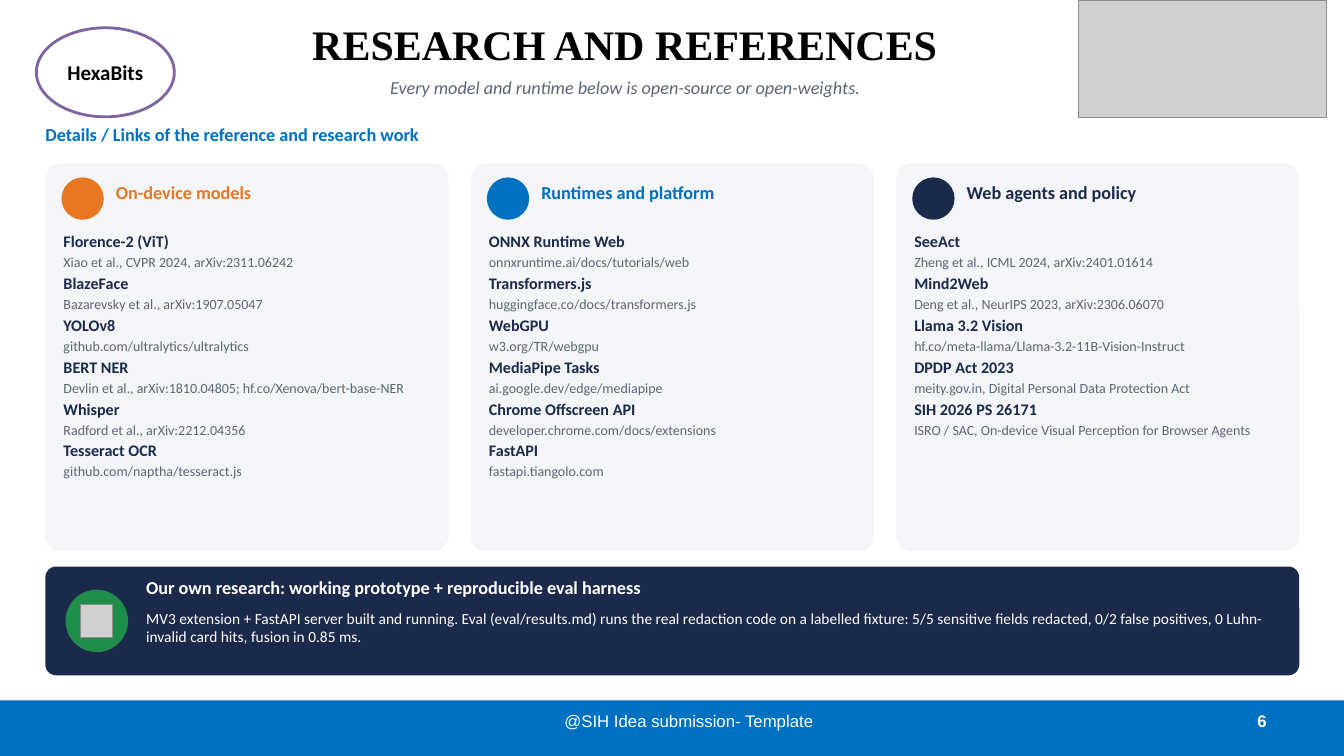
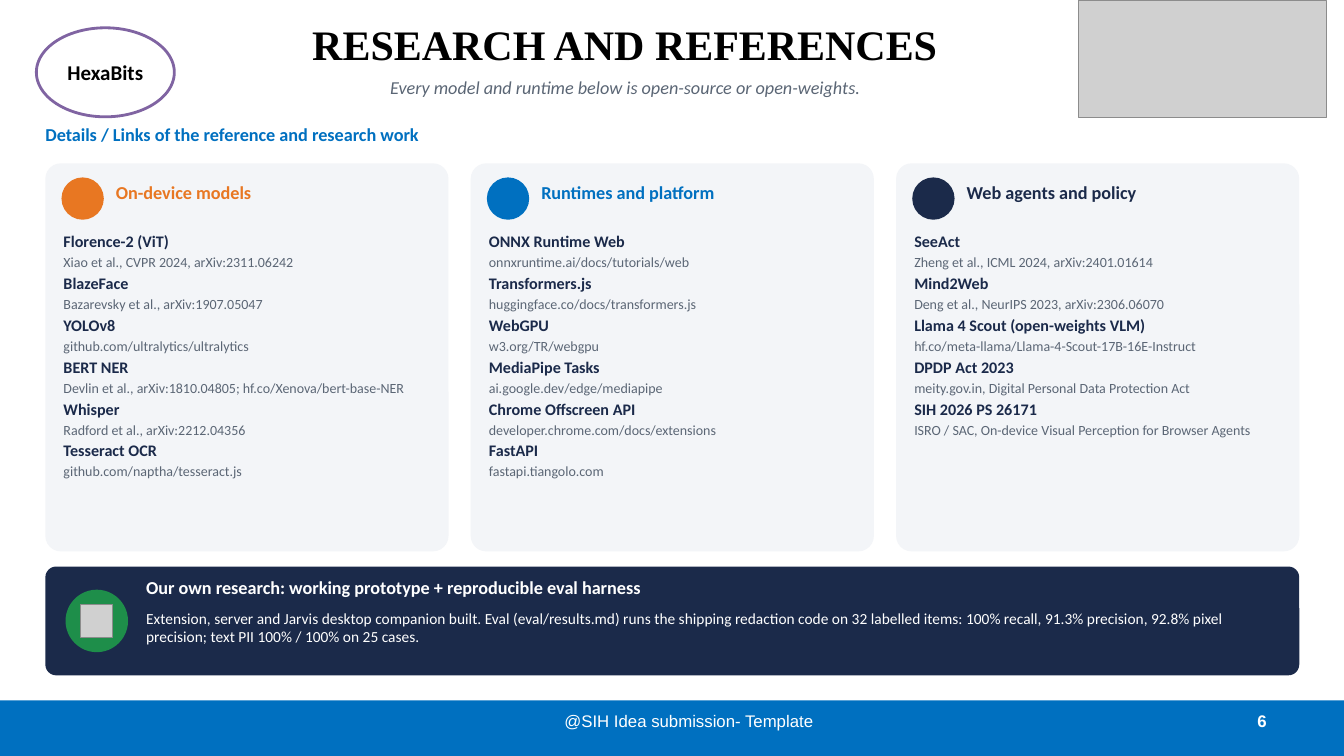
Before and after one commit to SanskaarUndale21/SIH26171, a slide deck: slide 6 of SIH2026-IDEA-Presentation-HexaBits.pptx. Drawn at 1344x756 pixels with LibreOffice and Linux fonts; fonts in the diff are those of the drawing; grey boxes stand for pictures; background and template pictures are left out. Boxes give left, top, right and bottom in pixels: in the first picture for what was removed or moved away, otherwise in the second. Text is boxed around its words. In the diff, an @@ line names an element or a change of style, - is before the commit and + after.

```diff
--- a/SIH2026-IDEA-Presentation-HexaBits.pptx
+++ b/SIH2026-IDEA-Presentation-HexaBits.pptx
@@ text at box(914, 319, 1196, 352): text changed @@
-Llama 3.2 Vision
-hf.co/meta-llama/Llama-3.2-11B-Vision-Instruct
+Llama 4 Scout (open-weights VLM)
+hf.co/meta-llama/Llama-4-Scout-17B-16E-Instruct
@@ text at box(146, 613, 1222, 645): text changed @@
-MV3 extension + FastAPI server built and running. Eval (eval/results.md) runs the real redaction code on a labelled fixture: 5/5 sensitive fields redacted, 0/2 false positives, 0 Luhn-invalid card hits, fusion in 0.85 ms.
+Extension, server and Jarvis desktop companion built. Eval (eval/results.md) runs the shipping redaction code on 32 labelled items: 100% recall, 91.3% precision, 92.8% pixel precision; text PII 100% / 100% on 25 cases.
```
Also in this commit, not shown: 1 other slide changed, 6 other files.
